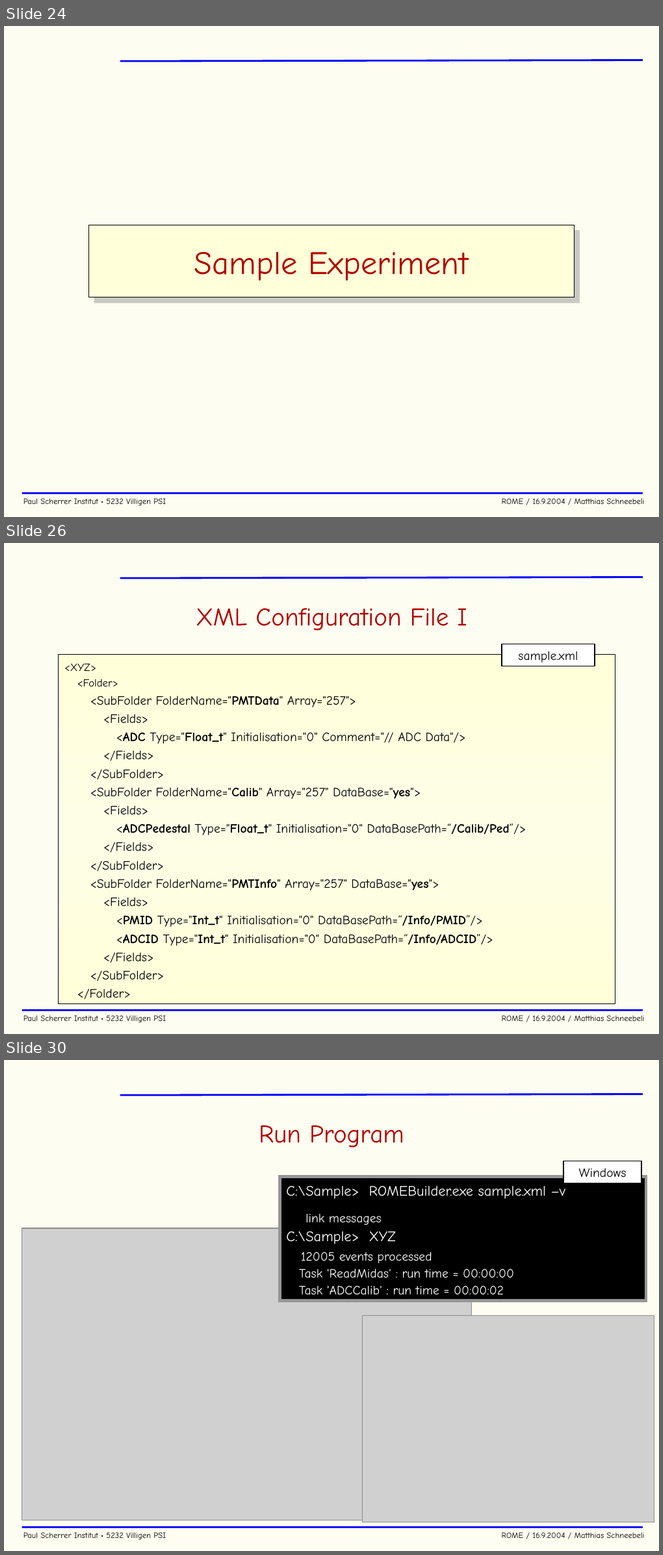
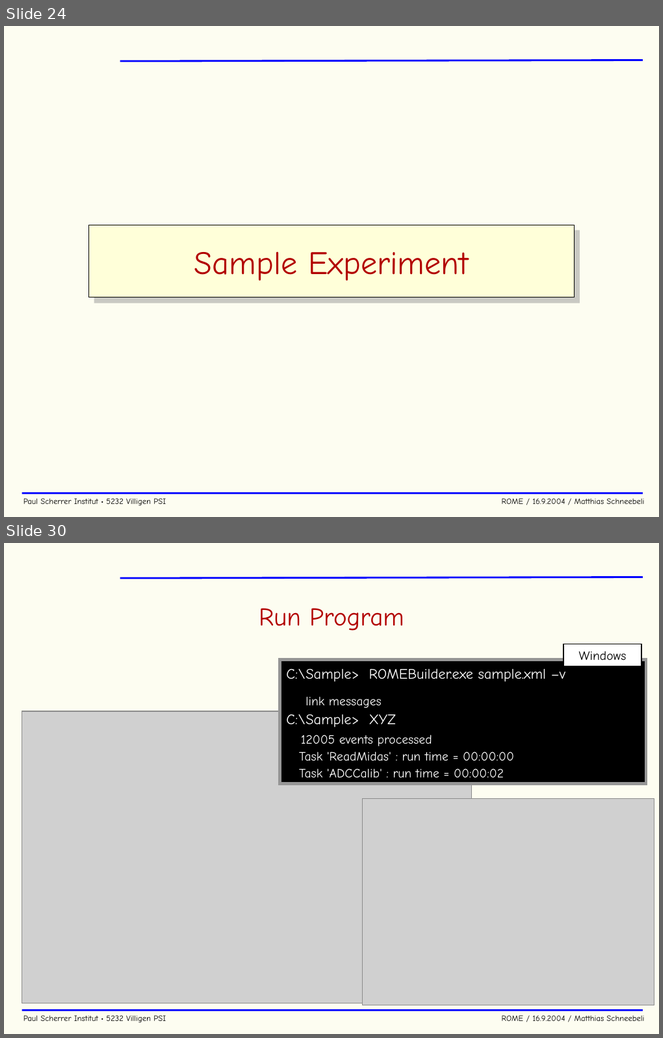
Before and after one commit to cjpl/rome, a slide deck: documentation/ROME.ppt. Shown one above the other, each under a label of ours: slides 24, 26 and 30 before the commit, slides 24 and 30 after it; the slides between them are not shown. The pictures are 663x1555 and 663x1038 pixels, drawn with LibreOffice and Linux fonts; fonts in the diff are those of the drawing; grey boxes stand for pictures; background and template pictures are left out. Boxes give left, top, right and bottom in pixels: in the first picture for what was removed or moved away, otherwise in the second. Text is boxed around its words. In the diff, an @@ line names an element or a change of style, - is before the commit and + after.

Commit message:
added stuff for sample

```diff
--- a/documentation/ROME.ppt
+++ b/documentation/ROME.ppt
@@ slide 26 removed at <box>4,543,659,1034</box>, background #FDFDF1; not listed: 3 template elements that a slide beside it also shows @@
@@ title removed at <box>196,608,467,631</box> @@
-XML Configuration File I
@@ rectangle removed at <box>59,654,615,1005</box> @@
-<XYZ>
-  <Folder>
-    <SubFolder FolderName="PMTData" Array="257">
-      <Fields>
-        <ADC Type="Float_t" Initialisation="0" Comment="// ADC Data"/>
-      </Fields>
-    </SubFolder>
-    <SubFolder FolderName="Calib" Array="257" DataBase="yes">
-      <Fields>
-        <ADCPedestal Type="Float_t" Initialisation="0" DataBasePath=“/Calib/Ped”/>
-      </Fields>
-    </SubFolder>
-    <SubFolder FolderName="PMTInfo" Array="257" DataBase="yes">
-      <Fields>
-        <PMID Type="Int_t" Initialisation="0" DataBasePath=“/Info/PMID”/>
-        <ADCID Type="Int_t" Initialisation="0" DataBasePath=“/Info/ADCID”/>
-      </Fields>
-    </SubFolder>
-  </Folder>
@@ rectangle removed at <box>502,644,595,667</box> @@
-sample.xml
```
Also in this commit, not shown: 3 slides changed, 2 slides added, 1 other slide removed, 6 other files.
